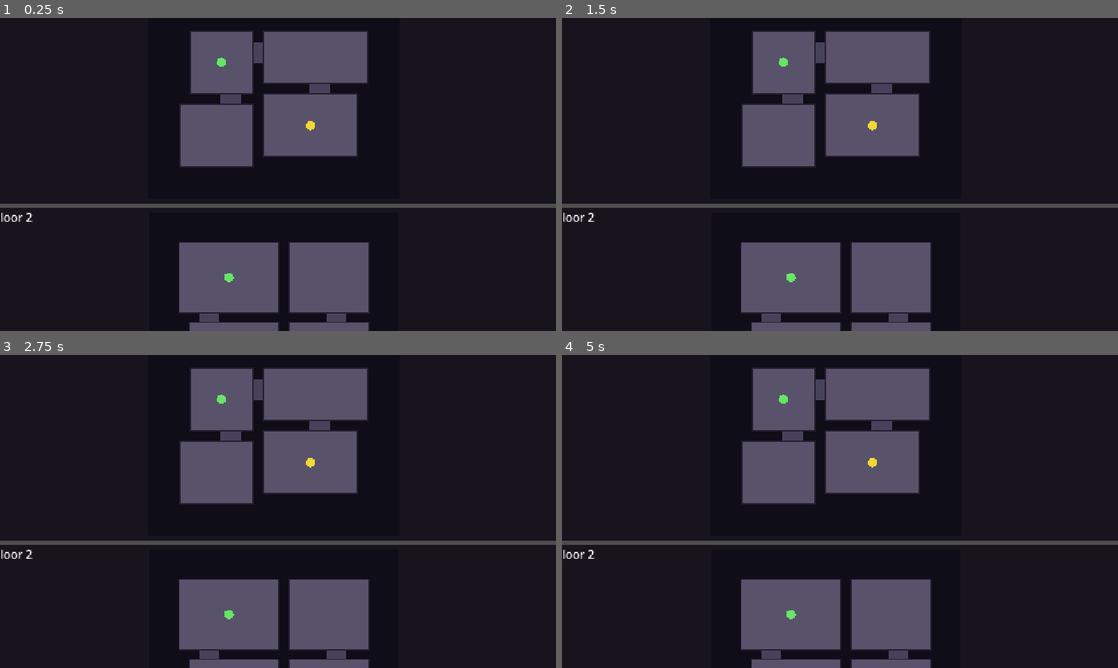
Above: before the commit, frames 1-4 (two rows, left to right).
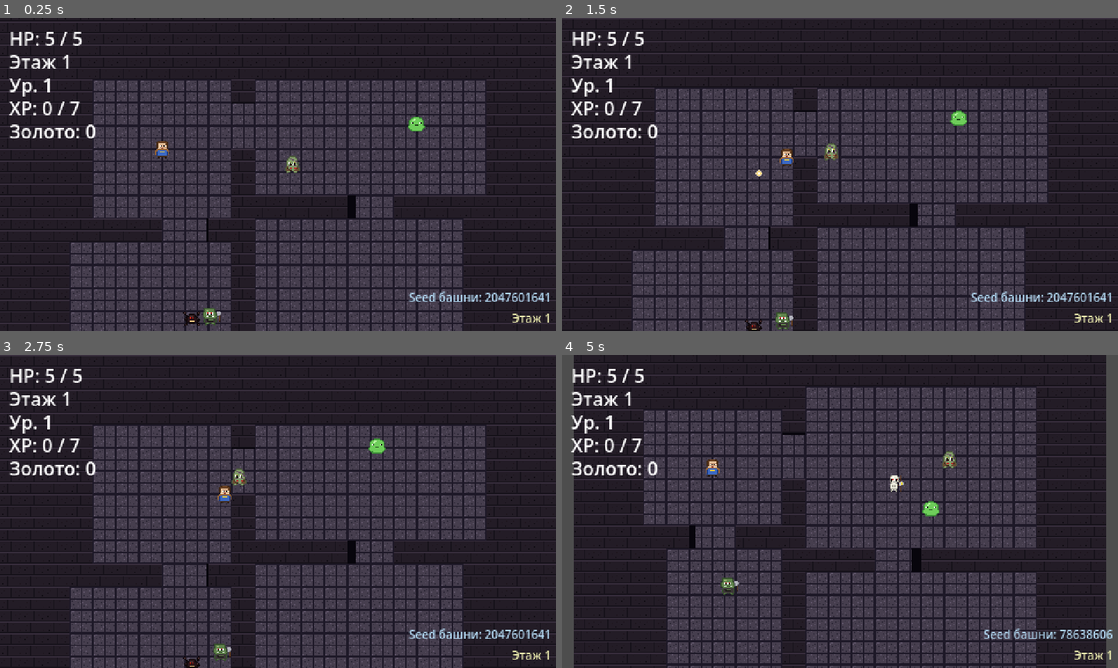
Above: after the commit, the same moments.

Repository: slartus/roguelike-game
Game: Godot game, scene res://scenes/main.tscn
Same seed, same stepped clock (60 frames per second), same inputs: the game is played once before the commit and once after it. Before the commit the project starts from res://scenes/debug/dungeon_preview_screen.tscn.
Inputs (mouse positions are in pixels of both pictures, inside the frame that each line leads up to):
- Up to frame 1 (0.25 s): no input
- Up to frame 2 (1.5 s): tap Enter at 0.5 s; move the mouse to (962, 158) at 0.52 s; press the mouse at (962, 158) at 0.53 s; hold D (move_right) 0.53-1.25 s; release the mouse at (962, 158) at 1.25 s; drag from (728, 190) to (812, 237) at 1.27 s
- Up to frame 3 (2.75 s): move the mouse to (333, 442) at 2.02 s; hold D (move_right) from 2.03 s (still down); tap Alt at 2.1 s
- Up to frame 4 (5 s): release D (move_right) at 2.75 s; drag from (812, 574) to (673, 464) at 2.77 s; move the mouse to (1006, 558) at 3.52 s; press the mouse at (1006, 558) at 3.53 s; hold A (move_left) 3.53-4.25 s; release the mouse at (1006, 558) at 4.25 s; drag from (673, 464) to (756, 433) at 4.27 s

The runs differ from the first frame. In frame 1, 52% of the frame differs, in the area x 0-100%, y 1-100%; in frame 2, 51%; in frame 3, 51%; in frame 4, 55%, in the area x 0-100%, y 0-100%.

Commit message:
fix(debug): disable viewport stretch so debug UI buttons are visible
The project uses viewport stretch mode (window scales a 480x270
virtual viewport up to 1280x720). When the debug preview scene ran,
its Control root inherited that stretch — the SeedInput + 4 buttons
row (~500 px wide) got squeezed into the 480 px viewport and the
buttons scrolled off the right edge, invisible.

Fix in dungeon_preview_screen.gd::_ready:
- Set get_tree().root.content_scale_mode = CONTENT_SCALE_MODE_DISABLED
  so the debug UI renders at native 1280x720 pixels.
- _on_play_pressed restores CONTENT_SCALE_MODE_VIEWPORT before
  loading main.tscn so gameplay stays pixel-perfect.

GUT: 45/45 passing (no logic tests affected).

Diff:
--- a/project.godot
+++ b/project.godot
@@ -15,7 +15,7 @@
 [application]
 
 config/name="Roguelike"
-run/main_scene="res://scenes/debug/dungeon_preview_screen.tscn"
+run/main_scene="res://scenes/main.tscn"
 config/features=PackedStringArray("4.7", "GL Compatibility")
 
 [autoload]
--- a/scenes/debug/dungeon_preview_screen.gd
+++ b/scenes/debug/dungeon_preview_screen.gd
@@ -16,6 +16,10 @@
 @onready var _status_label: Label = $VBox/Controls/StatusLabel
 
 func _ready() -> void:
+	# Отключаем project.godot viewport-stretch (480×270 → окно), иначе
+	# debug UI ужимается и кнопки уезжают за экран. Возвращаем режим
+	# при запуске игры через Play.
+	get_tree().root.content_scale_mode = Window.CONTENT_SCALE_MODE_DISABLED
 	_seed_input.text = str(GameState.tower_seed)
 	_regenerate()
 
@@ -56,6 +60,9 @@
 
 func _on_play_pressed() -> void:
 	# Записать seed в GameState, обнулить забег и перейти в main.
+	# Восстанавливаем viewport stretch чтобы main.tscn рисовался в
+	# правильном pixel-perfect 480×270.
+	get_tree().root.content_scale_mode = Window.CONTENT_SCALE_MODE_VIEWPORT
 	GameState.reset_run()
 	GameState.tower_seed = _current_seed()
 	get_tree().change_scene_to_file("res://scenes/main.tscn")
